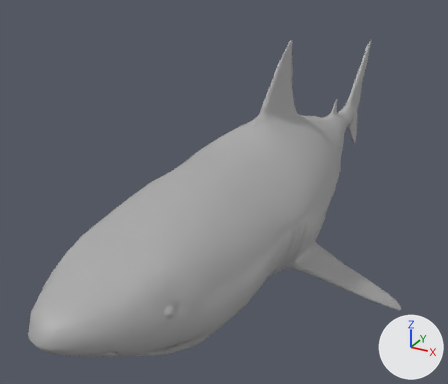
One commit to the FBX model Assets/Models/shark_Right.fbx: the scene before it, then after it.
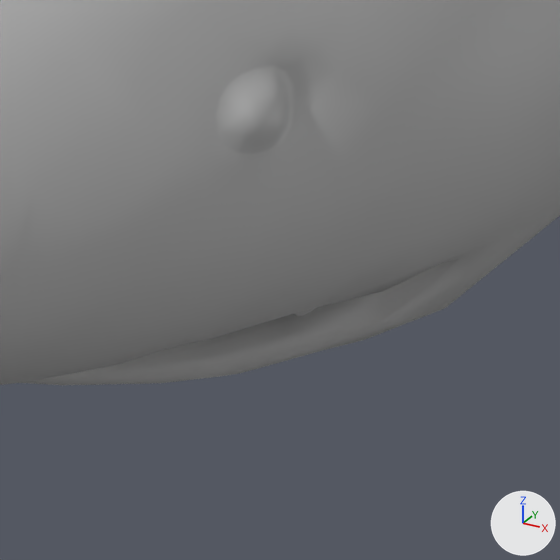
Each version is shown whole from a camera (50 mm lens) standing at (3.29, -7.2, 3.41) and looking at (-0.5, -0.3, -0.04), then close up on the part from 29% to 49% of the width and 77% to 100% of the height. The axes (+X, +Y, +Z) are drawn at lower right. The lights are the same throughout. Where no turn or scale is listed for an object, it has been applied to the vertices.

In view in the first close-up: 'SharkMesh01'.
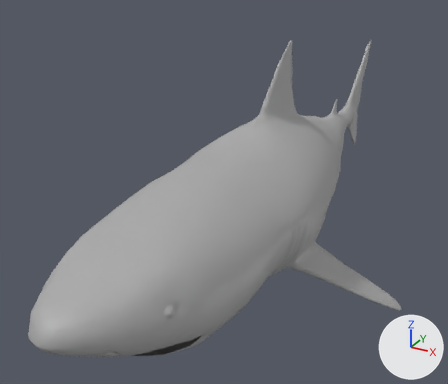
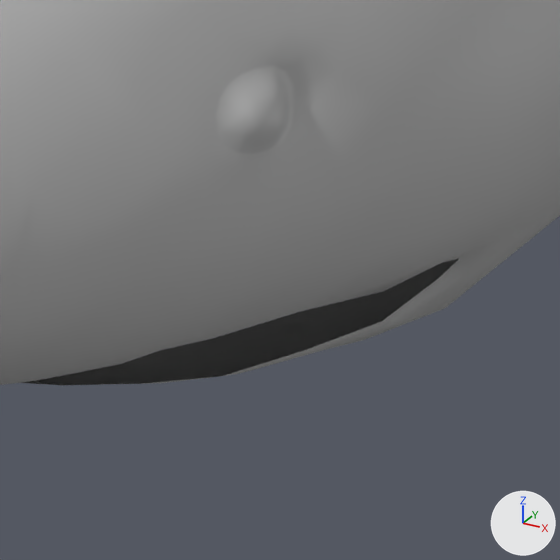
The change, as a diff of the scene's bpy script:
```diff
--- a/Assets/Models/shark_Right.fbx.py
+++ b/Assets/Models/shark_Right.fbx.py
@@ me_plane_008 @@
 # used by ob_sharkmesh01; location = (0.0, 0.0, 0.0)
-me_plane_008.from_pydata(...)  # 6952 vertices, 6902 faces; spans x -1.97..1.97, y -4.37..4.57, z -1.51..1.93
+me_plane_008.from_pydata(...)  # 2791 vertices, 2769 faces; spans x -1.97..1.97, y -4.37..4.57, z -1.51..1.93
+# me_plane_008 part 1: 24 loose pieces with 3888 vertices, spanning x -0.7..0.59, y -3.63..-2.97, z -0.43..-0.14, are deleted
+# me_plane_008 part 2
+# 273 vertices are removed from x -0.73..0.66, y -3.65..-1.38, z -0.47..0.32
+# 293 faces are deleted
 me_plane_008.materials.append(mat_sharkbody)
```

Pixel boxes (x1, y1, x2, y2) of what changed, in the close-ups (560 x 560 px):
part 1 of me_plane_008, deleted: before (294, 308, 316, 317)
part 2 of me_plane_008, deleted: before (23, 259, 459, 385)
